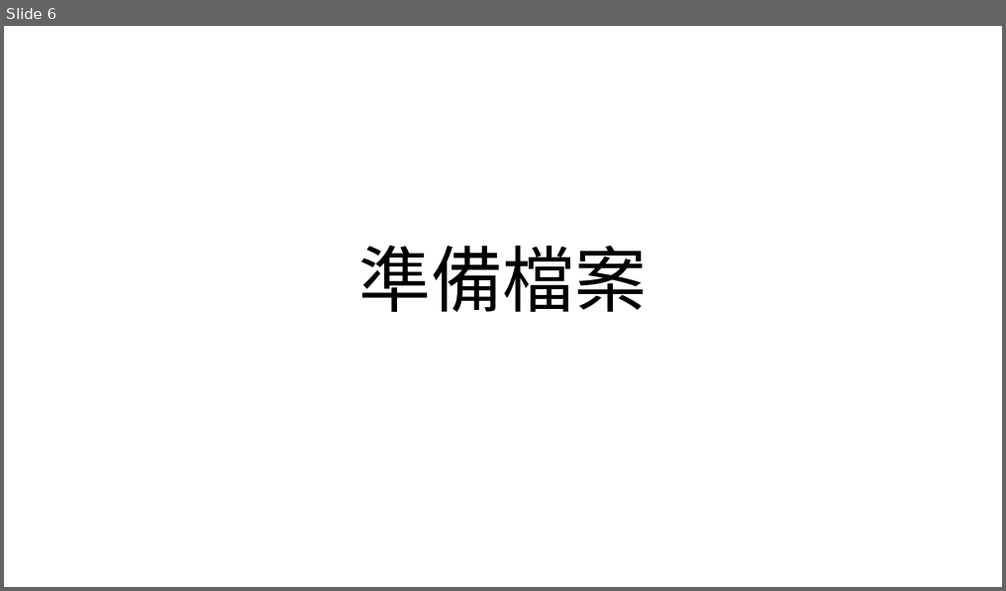
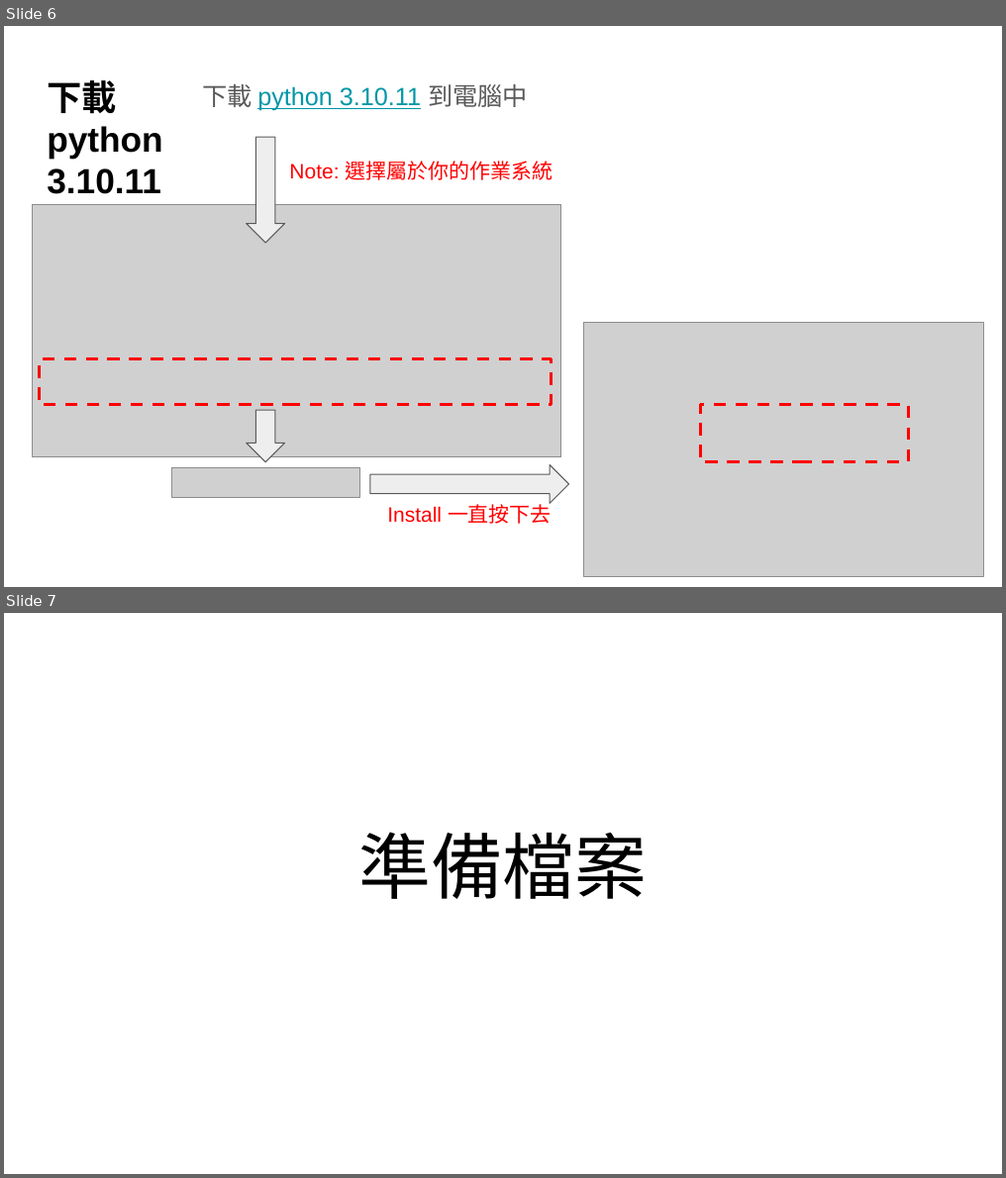
Before and after one commit to AnnaChen1228/MOST_committee, a slide deck: 國科會推薦委員操作手冊(V6).pptx. Shown one above the other, each under a label of ours: slide 6 before the commit, slides 6 and 7 after it. The pictures are 1006x591 and 1006x1178 pixels, drawn with LibreOffice and Linux fonts; fonts in the diff are those of the drawing; grey boxes stand for pictures. Boxes give left, top, right and bottom in pixels: in the first picture for what was removed or moved away, otherwise in the second. Text is boxed around its words. In the diff, an @@ line names an element or a change of style, - is before the commit and + after.

Commit message:
[Fix] install env bat

```diff
--- a/國科會推薦委員操作手冊(V6).pptx
+++ b/國科會推薦委員操作手冊(V6).pptx
@@ slide 6 added at (4,26,1002,587), background #FFFFFF @@
@@ title added at (47,80,162,194), 25.2 pt, text #000000, bold @@
+下載 python 3.10.11
@@ text added at (202,84,528,111), 18 pt, text #0097A7, underline @@
+下載 python 3.10.11 到電腦中
@@ right arrow added at (246,137,285,243), fill #EEEEEE, outline #595959 0.75 pt @@
@@ text added at (289,161,553,180), 15 pt, text #FF0000 @@
+Note: 選擇屬於你的作業系統
@@ picture added at (33,204,561,457) @@
@@ picture added at (584,322,984,576) @@
@@ rectangle added at (39,360,550,404), outline #FF0000 2.25 pt dashed @@
@@ right arrow added at (246,411,285,463), fill #EEEEEE, outline #595959 0.75 pt @@
@@ rectangle added at (701,405,908,464), outline #FF0000 2.25 pt dashed @@
@@ picture added at (171,469,360,498) @@
@@ right arrow added at (370,466,569,504), fill #EEEEEE, outline #595959 0.75 pt @@
@@ text added at (387,501,551,524), 15 pt, text #FF0000 @@
+Install 一直按下去
@@ what was slide 6 is now slide 7 @@
```
Also in this commit, not shown: 2 other files.
